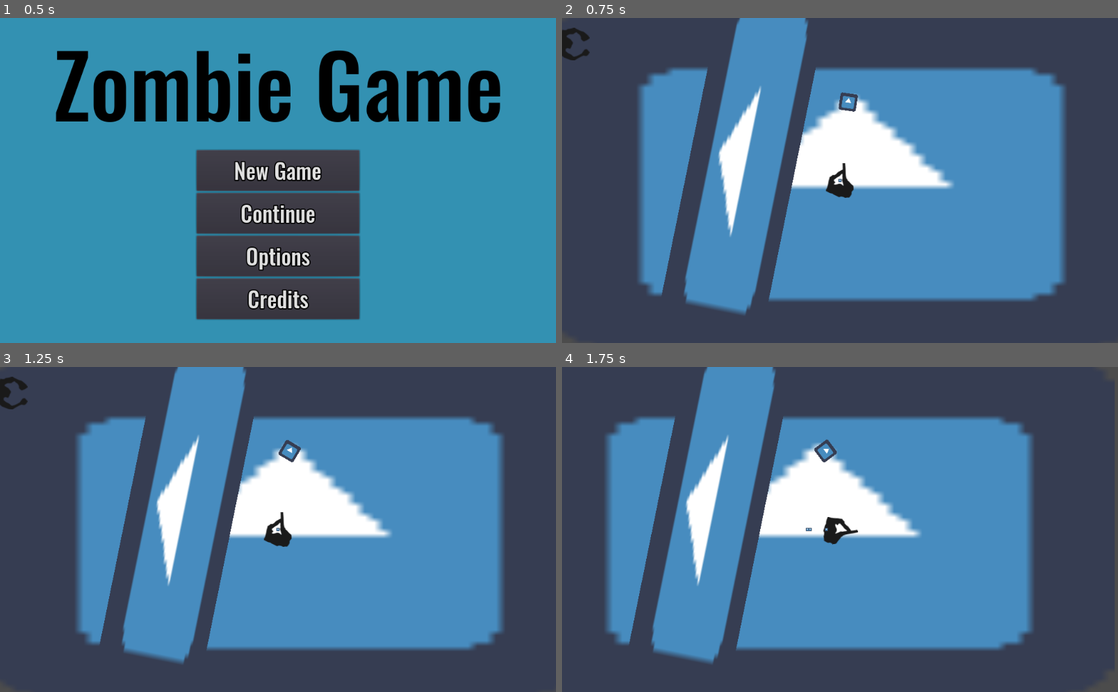
Above: before the commit, frames 1-4 (two rows, left to right).
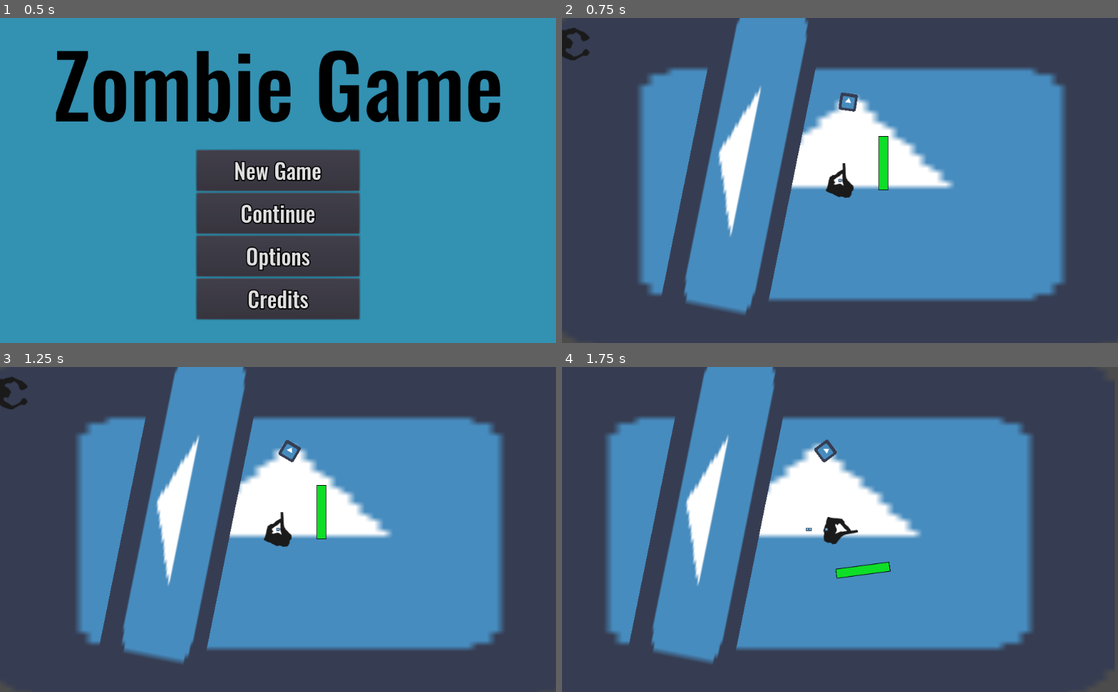
Above: after the commit, the same moments.

Repository: StrawberryGameJam/ZombieGame2020
Game: Godot game, scene res://Scenes/Title.tscn
Same seed, same stepped clock (60 frames per second), same inputs: the game is played once before the commit and once after it. The engine's default icon, where the game draws it, is replaced by a stand-in: a white triangle on a blue panel in a dark square.
Inputs (mouse positions are in pixels of both pictures, inside the frame that each line leads up to):
- Up to frame 1 (0.5 s): no input
- Up to frame 2 (0.75 s): click "New Game" at 0.5 s
- Up to frame 3 (1.25 s): no input
- Up to frame 4 (1.75 s): tap Enter (ui_accept) at 1.25, 1.52 s; move the mouse to (962, 513) at 1.27 s; hold Right (ui_right) from 1.28 s (still down); click (962, 513) at 1.35 s

Frame 1 is identical in both runs. In frame 2, 0.3% of the frame differs, in the area x 56-59%, y 36-53%; in frame 3, 0.3%; in frame 4, 0.3%, in the area x 49-60%, y 59-66%.

Commit message:
vida some de uma vez, conta ta certa

Diff:
--- /dev/null
+++ b/Scenes/Player/Control.gd
@@ -0,0 +1,9 @@
+extends Control
+
+onready var health_bar = $HealthBar
+
+func _on_health_update(health, amount):
+	health_bar.value = health
+
+func _on_max_health_update(max_health):
+	health_bar.max_value = max_health
--- /dev/null
+++ b/Scenes/Player/HealthBar.gd
@@ -0,0 +1,16 @@
+extends TextureProgress
+
+
+# Declare member variables here. Examples:
+# var a = 2
+# var b = "text"
+
+
+# Called when the node enters the scene tree for the first time.
+func _ready():
+	pass # Replace with function body.
+
+
+# Called every frame. 'delta' is the elapsed time since the previous frame.
+#func _process(delta):
+#	pass
--- a/Scenes/Player/Player.gd
+++ b/Scenes/Player/Player.gd
@@ -9,6 +9,10 @@
 
 export(int) var SPEED = 300
 onready var raycast = $RayCast2D
+
+var max_hp = 1000
+var current_hp
+
 
 const scent_scene = preload("res://Scenes/Scent.tscn")
 
@@ -24,6 +28,8 @@
 #	ScentTimer.autostart = true
 #	ScentTimer.wait_time = 0.1
 # warning-ignore:return_value_discarded
+	current_hp = max_hp
+	OneHit(0)
 	$ScentTimer.connect("timeout", self, "add_scent")
 	yield(get_tree(), "idle_frame")
 	get_tree().call_group("zombies", "set_player", self)
@@ -134,6 +140,11 @@
 	if area in interacting_areas:
 		interacting_areas.erase(area)
 
+func OneHit(damage):
+	current_hp = current_hp - damage
+	$HealthBar.value = int(float(current_hp/max_hp) * 100)
+	if(current_hp <= 0):
+		kill()
 
 
 func kill():
--- a/Scenes/Player/Player.tscn
+++ b/Scenes/Player/Player.tscn
@@ -1,10 +1,13 @@
-[gd_scene load_steps=8 format=2]
+[gd_scene load_steps=11 format=2]
 
 [ext_resource path="res://Scenes/Player/Player.gd" type="Script" id=1]
 [ext_resource path="res://Scenes/Player/player.png" type="Texture" id=2]
 [ext_resource path="res://Scenes/Player/Camera2D.gd" type="Script" id=3]
 [ext_resource path="res://Scenes/Player/Text.tscn" type="PackedScene" id=4]
 [ext_resource path="res://Scenes/Player/Inventory.tscn" type="PackedScene" id=5]
+[ext_resource path="res://fonts/HealthBar_over.png" type="Texture" id=6]
+[ext_resource path="res://fonts/HealthBar_progress.png" type="Texture" id=7]
+[ext_resource path="res://fonts/HealthBar_under.png" type="Texture" id=8]
 
 [sub_resource type="CircleShape2D" id=1]
 radius = 33.5976
@@ -53,3 +56,16 @@
 [node name="ScentTimer" type="Timer" parent="."]
 wait_time = 0.1
 autostart = true
+
+[node name="HealthBar" type="TextureProgress" parent="."]
+margin_left = -17.6227
+margin_top = 70.491
+margin_right = 82.3773
+margin_bottom = 170.491
+texture_under = ExtResource( 8 )
+texture_over = ExtResource( 6 )
+texture_progress = ExtResource( 7 )
+tint_progress = Color( 0.054902, 0.870588, 0.152941, 1 )
+__meta__ = {
+"_edit_use_anchors_": false
+}
--- a/Scenes/Title.tscn
+++ b/Scenes/Title.tscn
@@ -31,6 +31,7 @@
 }
 
 [node name="Polygon2D" type="Polygon2D" parent="."]
+position = Vector2( 0, -2 )
 color = Color( 0.2, 0.568627, 0.698039, 1 )
 polygon = PoolVector2Array( 1140.72, -87.7794, 1155.9, 716.714, -81.2004, 705.33, -68.3195, -76.6219 )
 
--- a/Scenes/Zombies/default/Zombie.gd
+++ b/Scenes/Zombies/default/Zombie.gd
@@ -48,7 +48,7 @@
 
 func attack(body):
 	if(body == player):
-		body.kill()
+		body.OneHit(200)
 
 func kill():
 	queue_free()
Binary file added: fonts/HealthBar_over.png
Not shown, added: fonts/HealthBar_over.png.import
Binary file added: fonts/HealthBar_progress.png
Not shown, added: fonts/HealthBar_progress.png.import
Binary file added: fonts/HealthBar_under.png
Not shown, added: fonts/HealthBar_under.png.import
